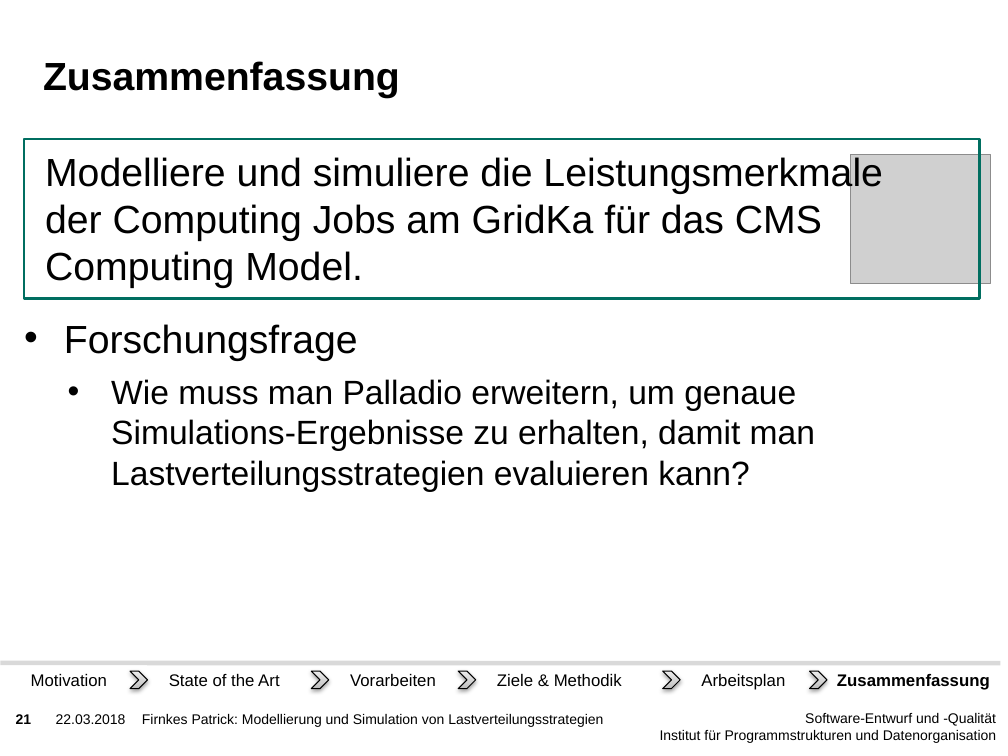
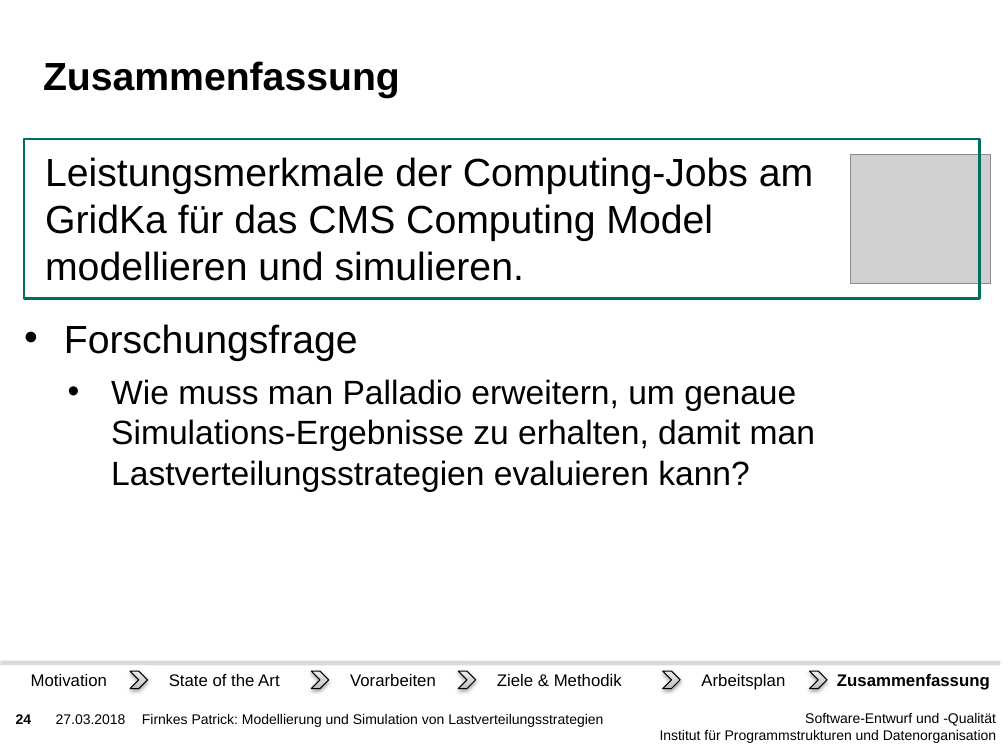
Before and after one commit to PatFirn/wlcg-loadbalancing, a slide deck: slide 24 of presentations/projekt-antrag.pptx (slide 21 before the commit). Drawn at 1008x756 pixels with LibreOffice and Linux fonts; fonts in the diff are those of the drawing; grey boxes stand for pictures; background and template pictures are left out. Boxes give left, top, right and bottom in pixels: in the first picture for what was removed or moved away, otherwise in the second. Text is boxed around its words. In the diff, an @@ line names an element or a change of style, - is before the commit and + after.

```diff
--- a/presentations/projekt-antrag.pptx
+++ b/presentations/projekt-antrag.pptx
@@ text at [45,157,813,281]: text changed @@
-Modelliere und simuliere die Leistungsmerkmale der Computing Jobs am GridKa für das CMS Computing Model.
+Leistungsmerkmale der Computing-Jobs am GridKa für das CMS Computing Model modellieren und simulieren.
@@ page number at [16,714,32,724]: text changed @@
-21
+24
@@ text at [56,714,126,724]: text changed @@
-22.03.2018
+27.03.2018
```
Also in this commit, not shown: 29 other slides changed, 3 slides added.
